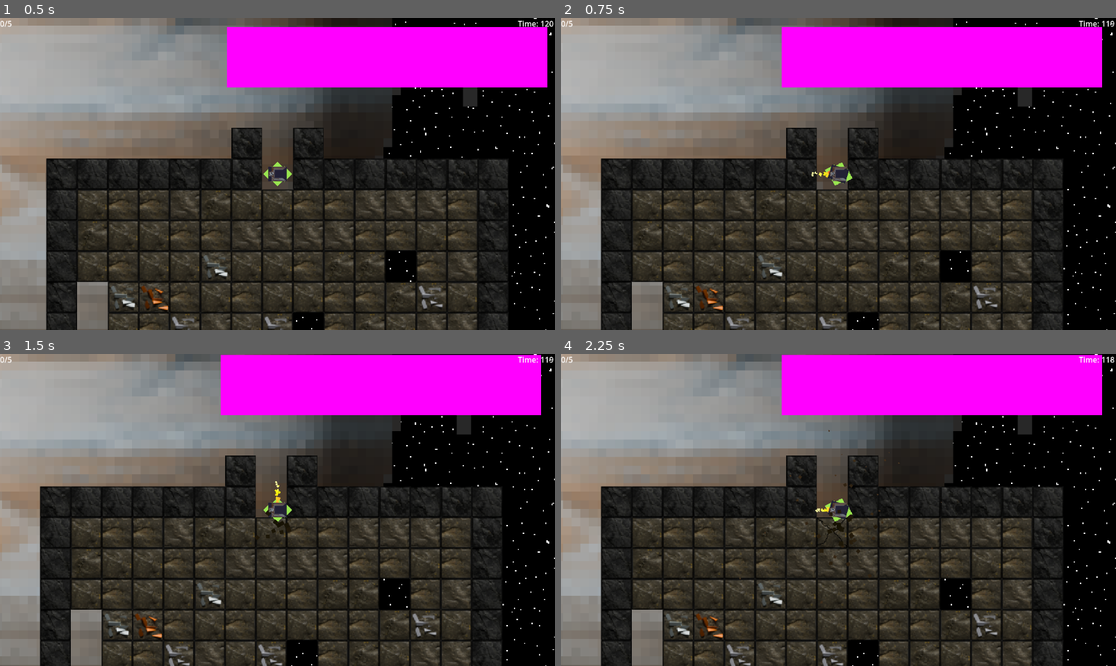
Above: before the commit, frames 1-4 (two rows, left to right).
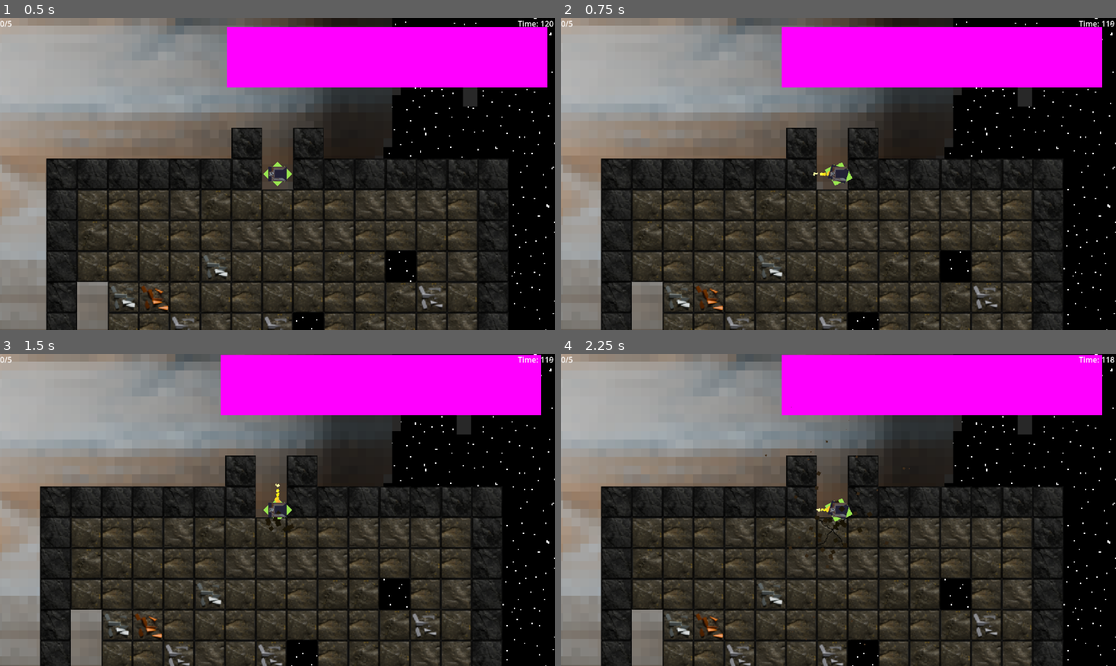
Above: after the commit, the same moments.

Repository: MissionToPsyche-Iridium/iridium_21q_web_game-csu
Game: Godot game, scene res://Scenes/pre.tscn
Two runs of this game, one before a commit and one after it. Both use one fixed random seed, a clock stepped at 60 frames per second and the inputs below.
Inputs:
- Up to frame 1 (0.5 s): no input
- Up to frame 2 (0.75 s): hold D (right) from 0.53 s (still down); tap Space (Leave) at 0.6 s
- Up to frame 3 (1.5 s): release D (right) at 1.28 s; hold S (down) from 1.28 s (still down); tap Space (Leave) at 1.35 s
- Up to frame 4 (2.25 s): release S (down) at 2.03 s; hold D (right) from 2.03 s (still down); tap Space (Leave) at 2.1 s

Frame 1 is identical in both runs. In frame 2, less than 0.1% of the frame differs, in the area x 45-49%, y 48-52%; in frame 3, 0.1%; in frame 4, 0.3%, in the area x 32-71%, y 16-94%.

Commit message:
Added Cobalt ore, added Cinnabar block, Cinnabar pickup does not exist yet.

Diff:
--- a/Assets/items/base/itemdict.gd
+++ b/Assets/items/base/itemdict.gd
@@ -24,11 +24,11 @@
 func get_random_item_passive() -> Item:
 	var roll: int = randi_range(0,100)
 	var item: Item = passives[0] #If something goes very wrong with the code, lucky egg is used to stop errors.
-	if roll <= 71:
+	if roll <= 70:
 		item = get_item_of_rarity_passive(0)
-	elif roll <= 71+20:
+	elif roll <= 70+20:
 		item = get_item_of_rarity_passive(1)
-	elif roll <= 71+20+9:
+	elif roll <= 70+20+9:
 		item = get_item_of_rarity_passive(2)
 	elif roll == 100:
 		item = get_item_of_rarity_passive(3)
--- a/Objects/mine.tscn
+++ b/Objects/mine.tscn
@@ -50,6 +50,26 @@
 3:3/0 = 0
 3:3/0/physics_layer_0/polygon_0/points = PackedVector2Array(-32, -32, 32, -32, 32, 32, -32, 32)
 3:3/0/custom_data_1 = 4
+4:1/0 = 0
+4:1/0/physics_layer_0/polygon_0/points = PackedVector2Array(-32, -32, 32, -32, 32, 32, -32, 32)
+4:1/0/custom_data_0 = true
+4:1/0/custom_data_1 = 5
+4:0/0 = 0
+4:0/0/physics_layer_0/polygon_0/points = PackedVector2Array(-32, -32, 32, -32, 32, 32, -32, 32)
+4:0/0/custom_data_0 = true
+4:0/0/custom_data_1 = 5
+5:0/0 = 0
+5:0/0/physics_layer_0/polygon_0/points = PackedVector2Array(-32, -32, 32, -32, 32, 32, -32, 32)
+5:0/0/custom_data_0 = true
+5:0/0/custom_data_1 = 7
+1:1/0 = 0
+1:1/0/physics_layer_0/polygon_0/points = PackedVector2Array(-32, -32, 32, -32, 32, 32, -32, 32)
+1:1/0/custom_data_0 = true
+1:1/0/custom_data_1 = 3
+2:2/0 = 0
+2:2/0/physics_layer_0/polygon_0/points = PackedVector2Array(-32, -32, 32, -32, 32, 32, -32, 32)
+2:2/0/custom_data_0 = true
+2:2/0/custom_data_1 = 2
 
 [sub_resource type="TileSet" id="TileSet_1m28n"]
 tile_size = Vector2i(64, 64)
@@ -59,6 +79,8 @@
 custom_data_layer_0/type = 1
 custom_data_layer_1/name = "id"
 custom_data_layer_1/type = 2
+custom_data_layer_2/name = "hardness"
+custom_data_layer_2/type = 2
 sources/0 = SubResource("TileSetAtlasSource_fid5y")
 
 [sub_resource type="TileSetAtlasSource" id="TileSetAtlasSource_1w0hi"]
--- a/scripts/mine.gd
+++ b/scripts/mine.gd
@@ -15,22 +15,24 @@
 #2 = Iron
 #3 = Copper
 #4 = Cant mine this rock.
-#5 TODO = Cobalt
+#5 = Cobalt
 #6 TODO = Gold
 #7 TODO = Cinnabar
 var chancedict = { #Chance of ore spawning. Values MUST equal 100 or weird things happen.
 	0: 7,
 	1: 80,
 	2: 10,
-	3: 3,
+	3: 2,
 	#4 will never have a chance.
+	5: 1,
 }
 var orecount = { #Dict to hold the count of blocks.
 	0: 0,
 	1: 0,
 	2: 0,
 	3: 0,
-	4: 0
+	4: 0,
+	5: 0
 }
 var idpos = {
 	#SUBJECT TO CHANGE
@@ -39,7 +41,8 @@
 	1: [Vector2(0,0), Vector2(0,1), Vector2(0,2), Vector2(0,3)],
 	2: [Vector2(2,0), Vector2(2,1)],
 	3: Vector2(1,0),
-	4: [Vector2(3,0), Vector2(3,1), Vector2(3,2), Vector2(3,3)]
+	4: [Vector2(3,0), Vector2(3,1), Vector2(3,2), Vector2(3,3)],
+	5: [Vector2(4, 0), Vector2(4, 1)]
 }
 var backgroundtiles = [Vector2(0,0), Vector2(0,1), Vector2(0,2)] #Background tiles arr.
 
@@ -48,7 +51,8 @@
 	#Also subject to change
 	1: Color(0.184, 0.165, 0.122),
 	2: Color(0.596, 0.6, 0.616),
-	3: Color(0.82, 0.467, 0.18)
+	3: Color(0.82, 0.467, 0.18),
+	5: Color(0.024, 0.302, 0.643)
 }
 
 func erase_cell_and_drop(coords: Vector2i): #the base erase_cell call but now also spawns drops for the player to pick up.
--- a/scripts/pickup.gd
+++ b/scripts/pickup.gd
@@ -12,6 +12,8 @@
 			sprite.play("idle_iron")
 		elif id == 3:
 			sprite.play("idle_copper")
+		elif id == 5:
+			sprite.play("idle_cobalt")
 	else:
 		push_error("ERROR: Pickup has 0 ID! Destorying.")
 		queue_free()
Binary file changed: Assets/sheetore.png
